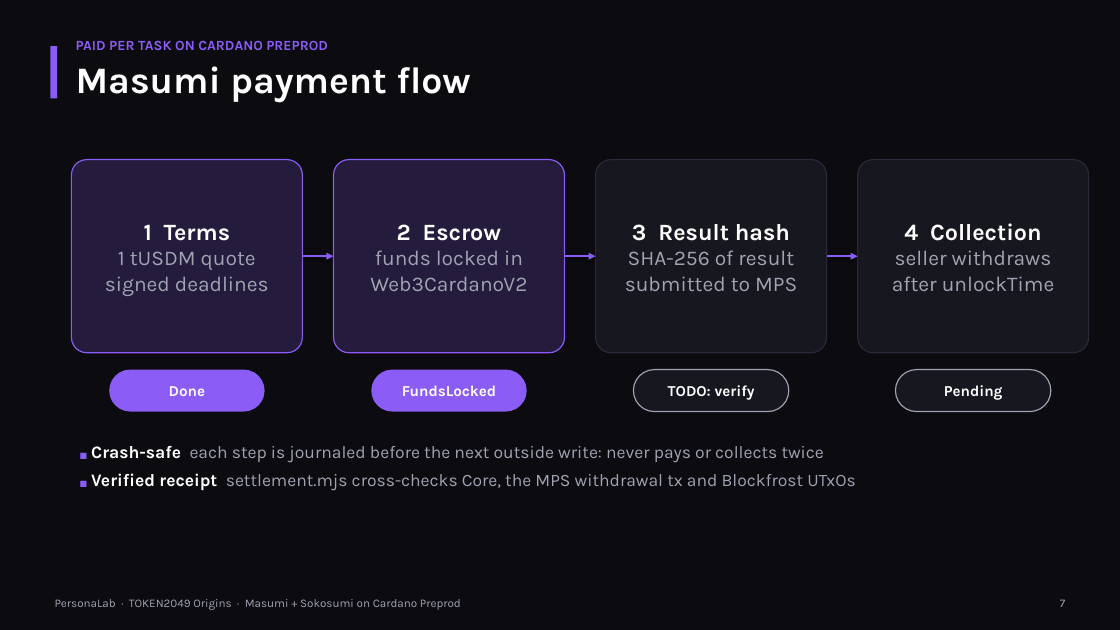
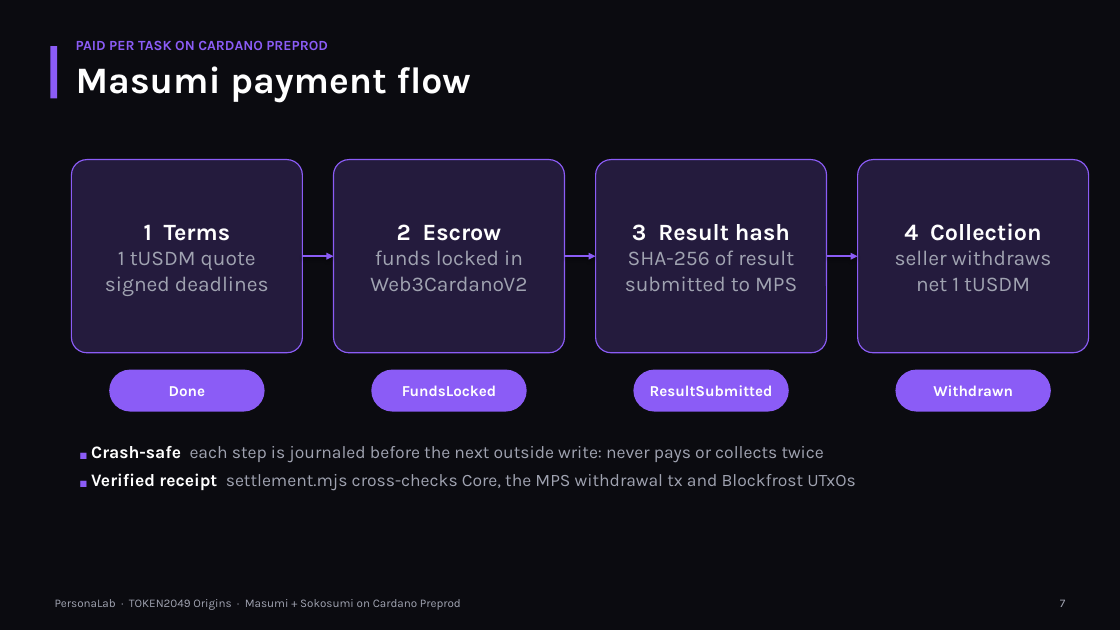
Before and after one commit to ixgnoy/Xlab, a slide deck: slide 7 of docs/deck/PersonaLab.pptx. Drawn at 1120x630 pixels with LibreOffice and Linux fonts; fonts in the diff are those of the drawing. Boxes give left, top, right and bottom in pixels: in the first picture for what was removed or moved away, otherwise in the second. Text is boxed around its words. In the diff, an @@ line names an element or a change of style, - is before the commit and + after.

```diff
--- a/docs/deck/PersonaLab.pptx
+++ b/docs/deck/PersonaLab.pptx
@@ rounded rectangle "3 Result hash" at <box>596,160,827,353</box>: fill #171720 to #241B3D; outline #2A2A38 1 pt to #8B5CF6 1 pt @@
@@ rounded rectangle "4 Collection" at <box>858,160,1089,353</box>: fill #171720 to #241B3D; outline #2A2A38 1 pt to #8B5CF6 1 pt @@
@@ text in rounded rectangle at <box>916,277,1030,291</box>: text changed @@
-after unlockTime
+net 1 tUSDM
@@ rounded rectangle "ResultSubmitted" at <box>634,370,789,412</box>: fill #171720 to #8B5CF6; outline #A0A3B1 1 pt to none @@
@@ text in rounded rectangle at <box>650,385,773,396</box>: text changed @@
-TODO: verify
+ResultSubmitted
@@ rounded rectangle "Withdrawn" at <box>896,370,1051,412</box>: fill #171720 to #8B5CF6; outline #A0A3B1 1 pt to none @@
@@ text in rounded rectangle at <box>933,385,1013,396</box>: text changed @@
-Pending
+Withdrawn
```
Also in this commit, not shown: 8 other slides changed, 6 other files.
